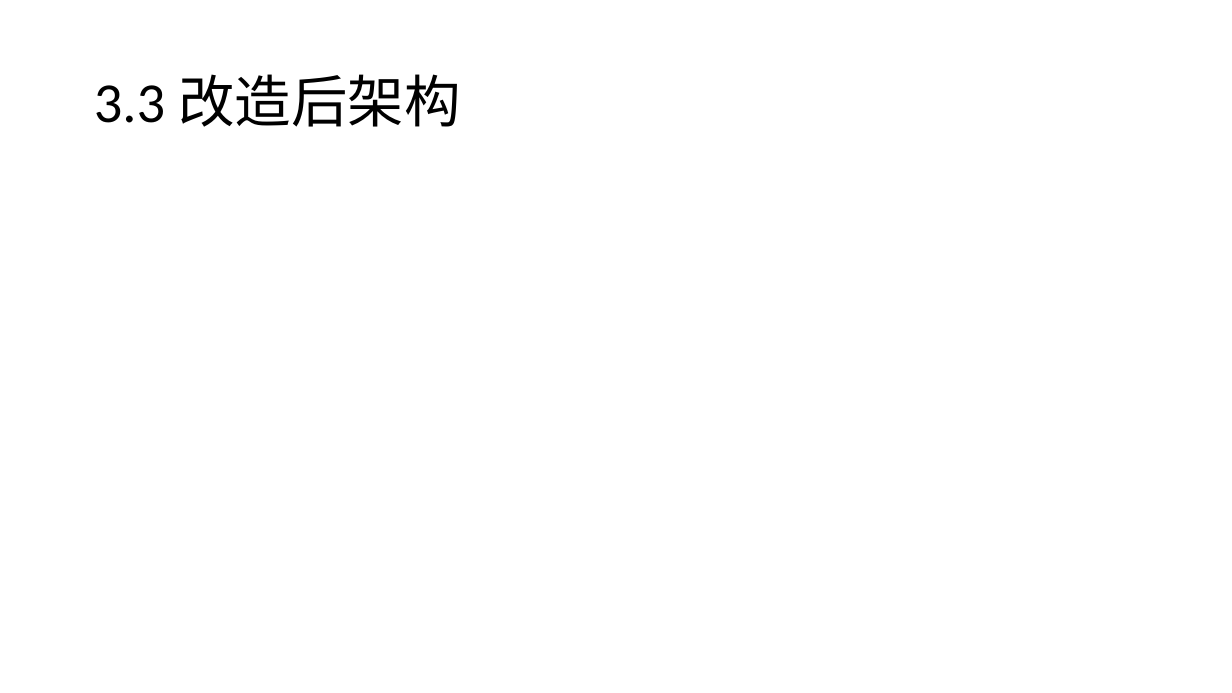
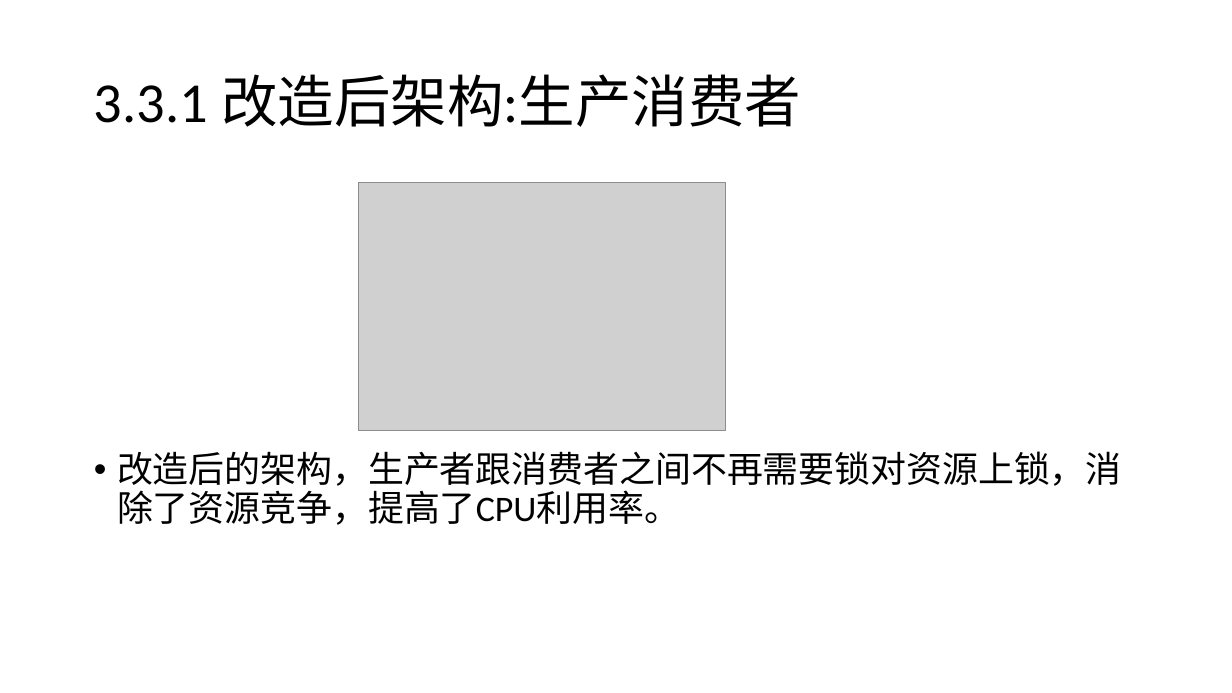
Before and after one commit to djpan0303/tech_paper, a slide deck: slide 12 of 协程/协程-潘东经.pptx (slide 11 before the commit). Drawn at 1232x693 pixels with LibreOffice and Linux fonts; fonts in the diff are those of the drawing; grey boxes stand for pictures. Boxes give left, top, right and bottom in pixels: in the first picture for what was removed or moved away, otherwise in the second. Text is boxed around its words. In the diff, an @@ line names an element or a change of style, - is before the commit and + after.

Commit message:
1.增加协程改造后的服务器编程模型和生产消费者模型

```diff
--- a/协程/协程-潘东经.pptx
+++ b/协程/协程-潘东经.pptx
@@ title at box(94, 74, 801, 127): text changed @@
-3.3 改造后架构
+3.3.1 改造后架构:生产消费者
@@ picture added at box(359, 182, 726, 431) @@
@@ text added at box(117, 451, 1122, 525), 28 pt, text #000000 @@
+• 改造后的架构，生产者跟消费者之间不再需要锁对资源上锁，消除了资源竞争，提高了CPU利用率。
```
Also in this commit, not shown: 1 other slide changed, 1 slide added.
